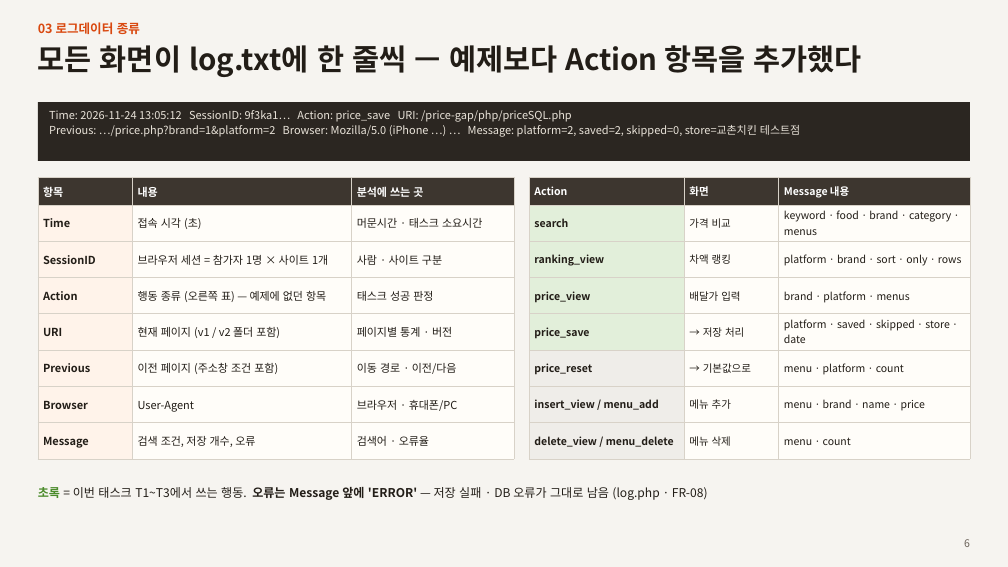
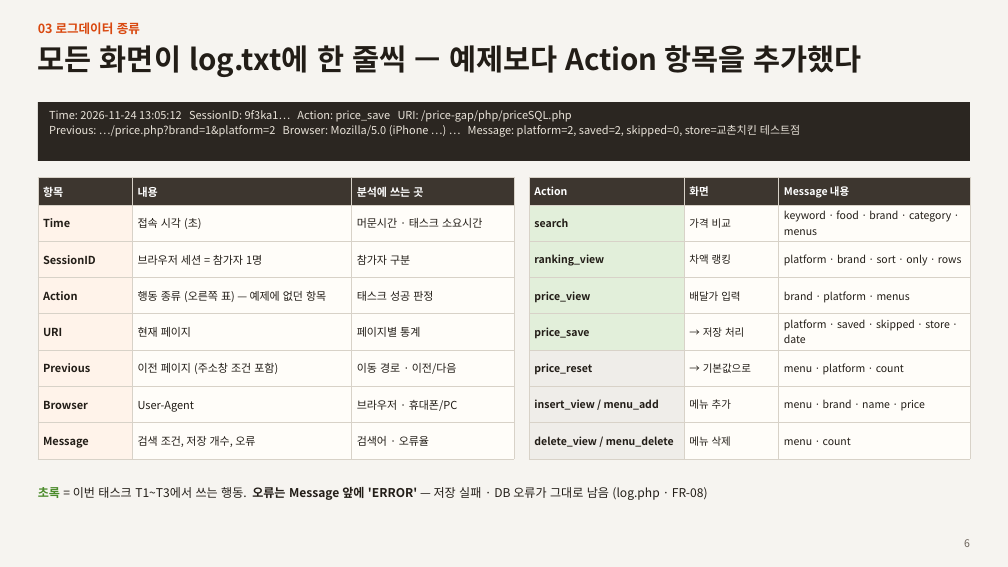
Before and after one commit to rhsiddlrnl/price-gap, a slide deck: slide 6 of 테스트계획_발표자료.pptx. Drawn at 1008x567 pixels with LibreOffice and Linux fonts; fonts in the diff are those of the drawing. Boxes give left, top, right and bottom in pixels: in the first picture for what was removed or moved away, otherwise in the second. Text is boxed around its words. In the diff, an @@ line names an element or a change of style, - is before the commit and + after.

Commit message:
테스트계획 발표자료: 기본/개선 비교 대신 최신 사이트 하나로 테스트
- 3쪽 : '기본 vs 개선' 표 → 테스트 대상 화면 3개(가격 비교 · 차액 랭킹 · 배달가 입력) + 확인할 것 + 태스크·요구
- 2·4·5쪽 : 순서 효과 상쇄 · 사이트별 진행 삭제, 참가자마다 DB 초기화 · 새 시크릿 창
- 6~8쪽 : 로그 지표를 사이트 비교 대신 태스크별 결과 · 목표 시간 기준으로, I열 = 참가자 번호
- 10~13쪽 : 설문지 구성을 사이트 1개 기준으로, 진행 순서 1인 약 15분
- 발표자 노트도 같은 내용으로 수정

```diff
--- a/테스트계획_발표자료.pptx
+++ b/테스트계획_발표자료.pptx
@@ table at (38, 178, 514, 459) @@
-row 3, column 2: 브라우저 세션 = 참가자 1명 × 사이트 1개
+row 3, column 2: 브라우저 세션 = 참가자 1명
-row 3, column 3: 사람 · 사이트 구분
+row 3, column 3: 참가자 구분
-row 5, column 2: 현재 페이지 (v1 / v2 폴더 포함)
+row 5, column 2: 현재 페이지
-row 5, column 3: 페이지별 통계 · 버전
+row 5, column 3: 페이지별 통계
```
Also in this commit, not shown: 10 other slides changed, 1 other file.
